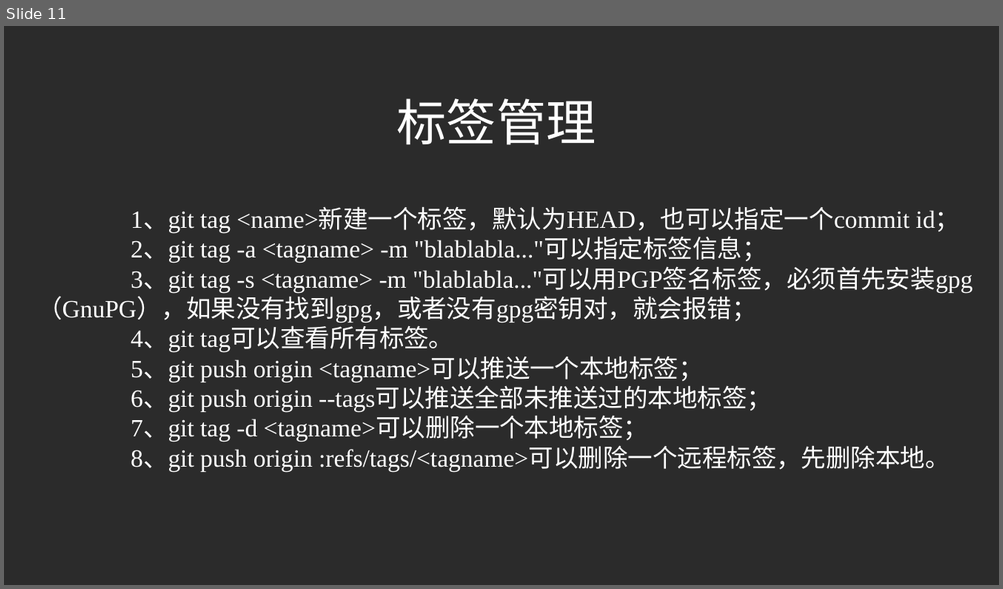
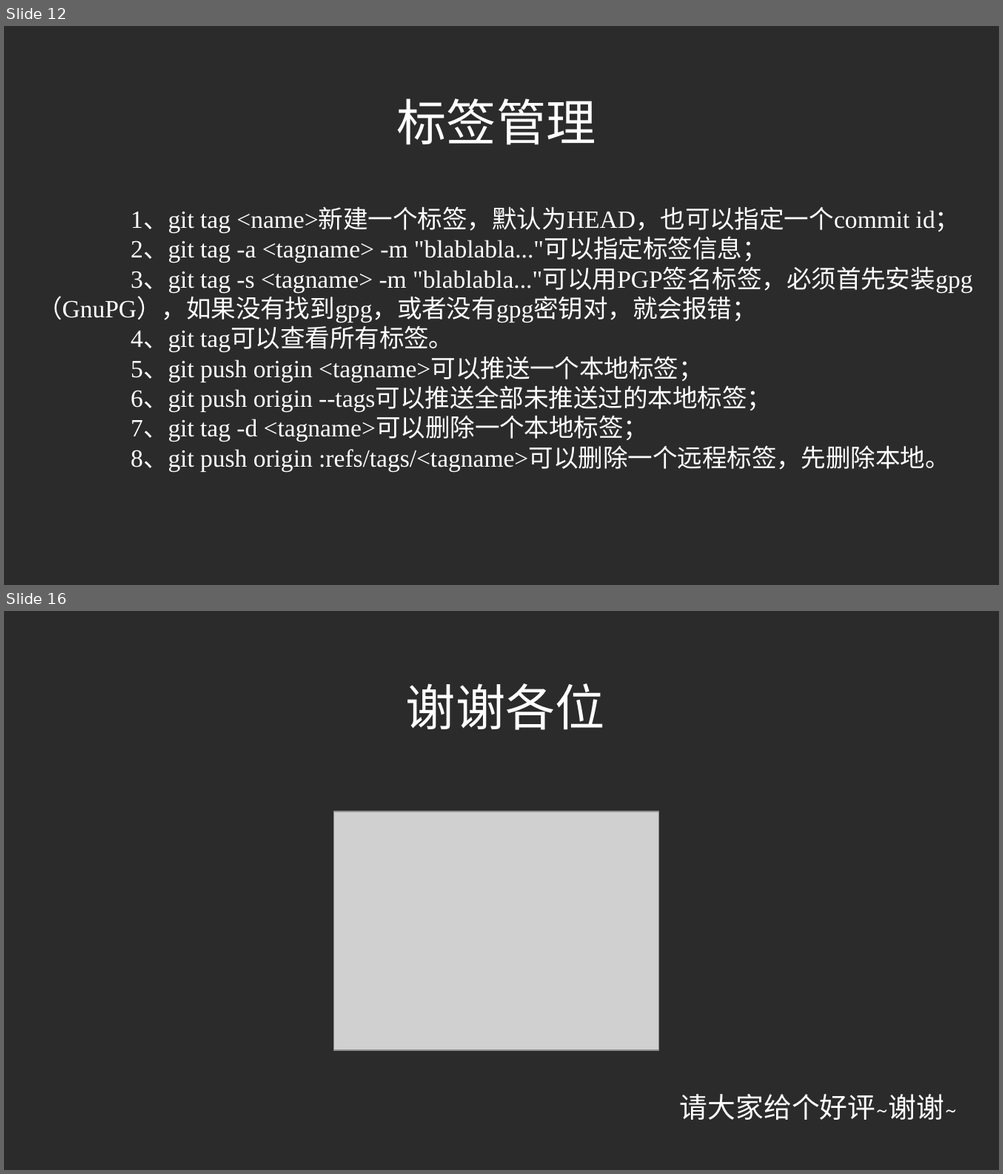
Before and after one commit to liuchangfa/workplace, a slide deck: training/Git/Git.ppt. Shown one above the other, each under a label of ours: slide 11 before the commit, slides 12 and 16 after it; the slides between them are not shown. The pictures are 1003x589 and 1003x1174 pixels, drawn with LibreOffice and Linux fonts; fonts in the diff are those of the drawing; grey boxes stand for pictures; background and template pictures are left out; a plain dark background stands for a picture behind light text. Boxes give left, top, right and bottom in pixels: in the first picture for what was removed or moved away, otherwise in the second. Text is boxed around its words. In the diff, an @@ line names an element or a change of style, - is before the commit and + after.

```diff
--- a/training/Git/Git.ppt
+++ b/training/Git/Git.ppt
@@ slide 16 added at [4,611,999,1170], background picture (left out) @@
@@ text added at [406,684,605,730], 32 pt, text #FFFFFF @@
+谢谢各位
@@ picture added at [334,812,658,1051] @@
@@ text added at [680,1094,957,1120], 18 pt, text #FFFFFF @@
+请大家给个好评~谢谢~
@@ what was slide 11 is now slide 12 @@
```
Also in this commit, not shown: 3 slides changed, 7 other slides added, 7 slides removed.
